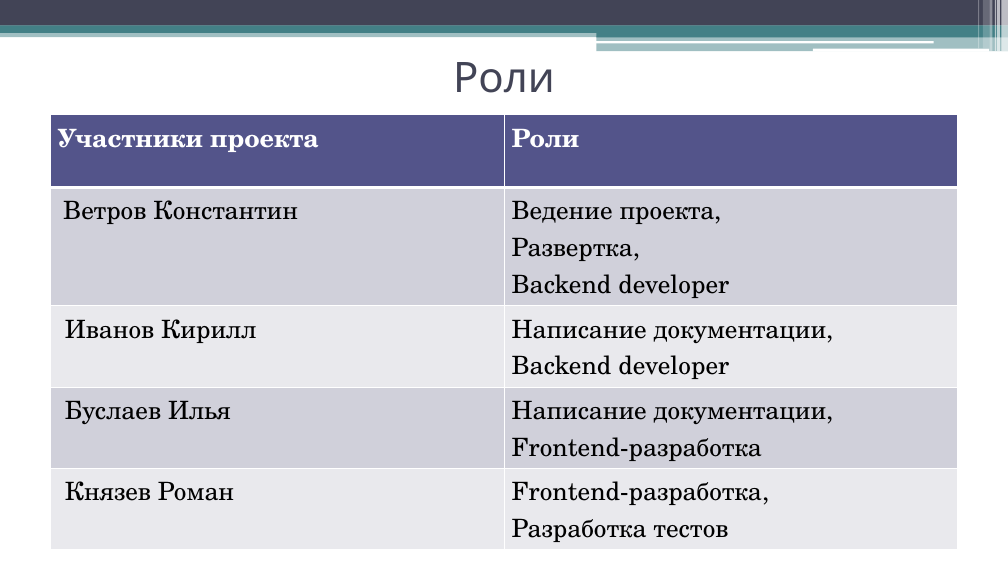
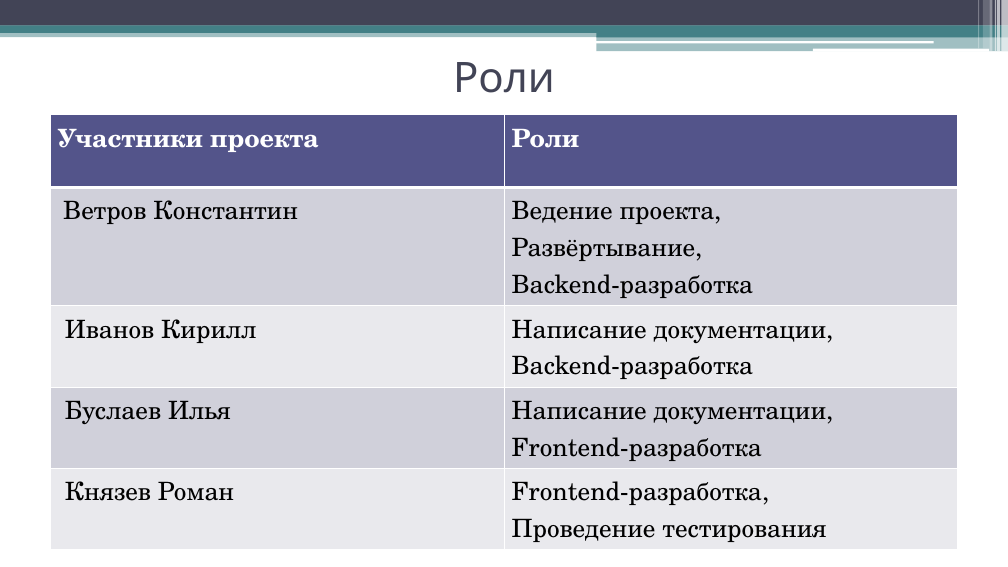
Before and after one commit to phluoroGG/TP_3.1, a slide deck: slide 2 of Документация/Презентация/Презентация.pptx. Drawn at 1008x567 pixels with LibreOffice and Linux fonts; fonts in the diff are those of the drawing. Boxes give left, top, right and bottom in pixels: in the first picture for what was removed or moved away, otherwise in the second. Text is boxed around its words. In the diff, an @@ line names an element or a change of style, - is before the commit and + after.

```diff
--- a/Документация/Презентация/Презентация.pptx
+++ b/Документация/Презентация/Презентация.pptx
@@ table at (51, 114, 958, 546) @@
-row 2, column 2: Ведение проекта, / Развертка, / Backend developer
+row 2, column 2: Ведение проекта, / Развёртывание, / Backend-разработка
-row 3, column 2: Написание документации, / Backend developer
+row 3, column 2: Написание документации, / Backend-разработка
-row 5, column 2: Frontend-разработка, / Разработка тестов
+row 5, column 2: Frontend-разработка, / Проведение тестирования
```
Also in this commit, not shown: 2 other slides changed, 2 slides added, 1 other file.
